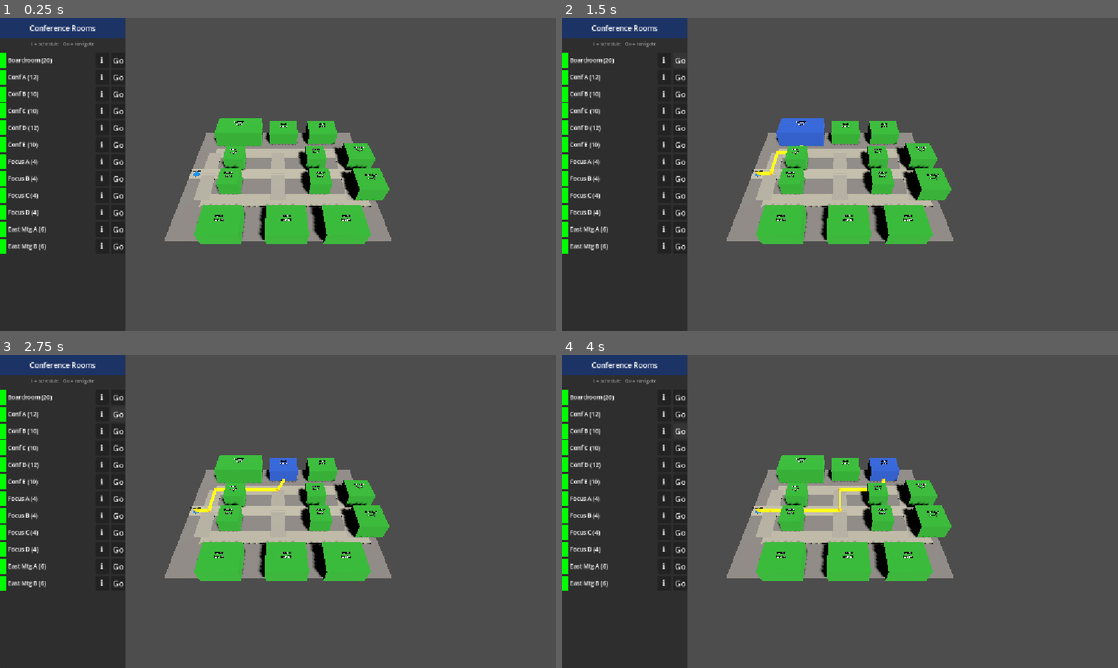
Above: before the commit, frames 1-4 (two rows, left to right).
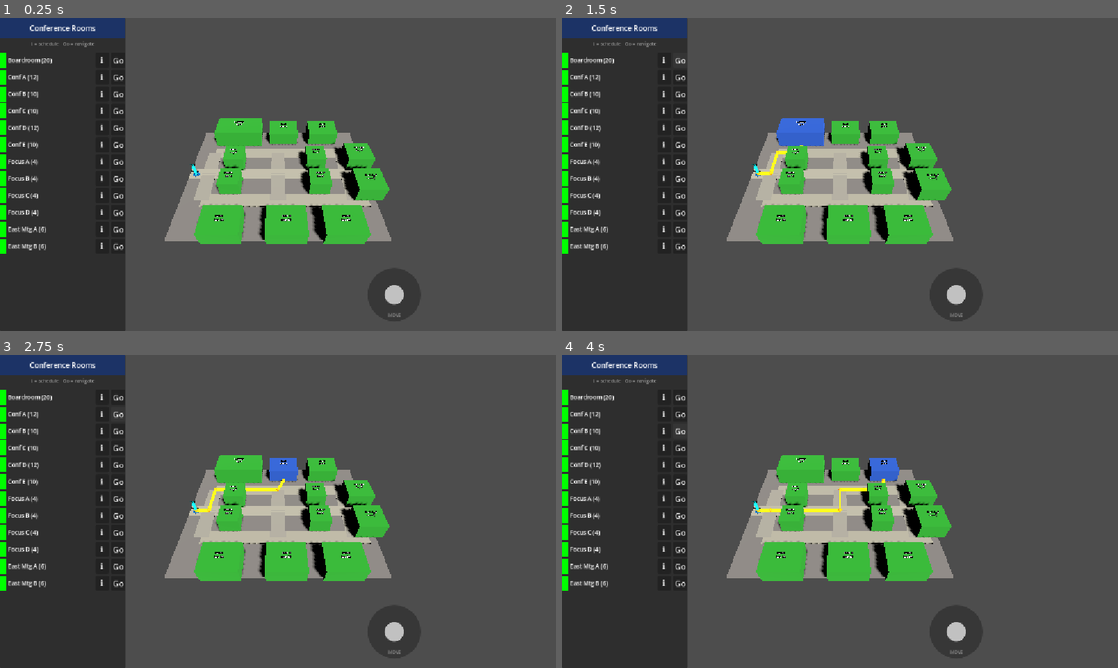
Above: after the commit, the same moments.

Repository: flatbil/bcat_lite
Game: Godot game, scene res://scenes/Main.tscn
Two runs of this game, one before a commit and one after it. Both use one fixed random seed, a clock stepped at 60 frames per second and the inputs below.
Inputs:
- Up to frame 1 (0.25 s): no input
- Up to frame 2 (1.5 s): click "Go" at 0.5 s; click "Go" at 1.25 s
- Up to frame 3 (2.75 s): click "Go" at 2 s
- Up to frame 4 (4 s): click "Go" at 2.75 s; click "Go" at 3.5 s

The runs differ from the first frame. In frame 1, 0.2% of the frame differs, in the area x 34-73%, y 46-96%; in frame 2, 0.2%; in frame 3, 0.2%; in frame 4, 0.2%.

Commit message:
Add player movement with live path re-routing and virtual joystick
- player.gd: Node3D that moves via WASD/arrow keys and joy_dir variable;
  emits moved(pos) every 0.5 m of travel to trigger re-routing
- main.gd: connects player.moved → re-routes path from current position;
  connects ui.joy_input → player.joy_dir each frame; _navigate_to now
  routes from player position instead of fixed entrance; _clear_route
  resets _current_dest so movement stops triggering re-routes
- ui.gd: adds joy_input signal + virtual joystick widget (110 px, bottom-
  right, clear of both side panels); handles mouse (gui_input) and real
  Android touch (_input with rect check); thumb visual shows direction
- building_loader.gd: entrance label changed to ENTRANCE (player has YOU)
- Main.tscn: Player node (Node3D + player.gd) added at origin

Co-Authored-By: Claude Sonnet 4.6 <noreply@anthropic.com>

Diff:
--- a/scenes/Main.tscn
+++ b/scenes/Main.tscn
@@ -6,6 +6,7 @@
 [ext_resource type="PackedScene" uid="uid://b57hwb3r76ppn" path="res://scenes/Building.tscn" id="4_bld"]
 [ext_resource type="PackedScene" uid="uid://bh3vhq7uxpufm" path="res://scenes/UI.tscn" id="5_ui"]
 [ext_resource type="Script" path="res://scripts/camera_controller.gd" id="6_cam"]
+[ext_resource type="Script" path="res://scripts/player.gd" id="7_player"]
 
 [node name="Main" type="Node3D"]
 script = ExtResource("1_main")
@@ -30,6 +31,10 @@
 
 [node name="PathDisplay" type="Node3D" parent="."]
 
+[node name="Player" type="Node3D" parent="."]
+position = Vector3(0, 0, 0)
+script = ExtResource("7_player")
+
 [node name="CanvasLayer" type="CanvasLayer" parent="."]
 
 [node name="Ui" parent="CanvasLayer" instance=ExtResource("5_ui")]
--- a/scenes/ui.gd
+++ b/scenes/ui.gd
@@ -4,6 +4,7 @@
 signal navigate_requested(room_id: String)
 signal navigation_cleared
 signal room_info_requested(room_id: String)
+signal joy_input(dir: Vector2)
 
 var _room_data:      Array        = []
 var _status_dots:    Dictionary   = {}   # room_id -> ColorRect
@@ -15,10 +16,20 @@
 var _popup_backdrop: ColorRect    = null
 var _popup_room_id:  String       = ""
 
+# ── Joystick state ────────────────────────────────────────────────────────────
+var _joy_panel:  Control = null
+var _joy_thumb:  Control = null
+var _joy_active: bool    = false
+var _joy_finger: int     = -1   # active touch index (-1 = none, -2 = mouse)
+const _JOY_R    := 50.0         # max thumb travel from centre
+const _JOY_DEAD := 5.0          # dead-zone radius
+const _JOY_TR   := 20.0         # thumb half-size (thumb = 40 × 40 px)
+
 func _ready() -> void:
 	set_anchors_and_offsets_preset(Control.PRESET_FULL_RECT)
 	_build_left_panel()
 	_build_nav_panel()
+	_build_joystick()
 
 # ── Left panel ────────────────────────────────────────────────────────────────
 
@@ -372,3 +383,107 @@
 func _on_clear_pressed() -> void:
 	clear_route()
 	navigation_cleared.emit()
+
+# ── Virtual joystick ──────────────────────────────────────────────────────────
+
+func _build_joystick() -> void:
+	# Outer base — 110 × 110 px, positioned bottom-right clear of the nav panel
+	var base = Control.new()
+	base.name = "JoyBase"
+	base.anchor_left   = 1.0;  base.anchor_right  = 1.0
+	base.anchor_top    = 1.0;  base.anchor_bottom = 1.0
+	base.offset_left   = -390; base.offset_right  = -280
+	base.offset_top    = -130; base.offset_bottom = -20
+	base.mouse_filter  = Control.MOUSE_FILTER_STOP
+	_joy_panel = base
+	add_child(base)
+
+	# Outer ring (circle illusion via fully-rounded StyleBox)
+	var ring = PanelContainer.new()
+	ring.set_anchors_and_offsets_preset(Control.PRESET_FULL_RECT)
+	ring.mouse_filter = Control.MOUSE_FILTER_PASS
+	var rs = StyleBoxFlat.new()
+	rs.bg_color = Color(0.15, 0.15, 0.15, 0.55)
+	rs.corner_radius_top_left    = 55
+	rs.corner_radius_top_right   = 55
+	rs.corner_radius_bottom_left = 55
+	rs.corner_radius_bottom_right = 55
+	ring.add_theme_stylebox_override("panel", rs)
+	base.add_child(ring)
+
+	# "MOVE" hint label inside the ring
+	var hint = Label.new()
+	hint.text = "MOVE"
+	hint.horizontal_alignment = HORIZONTAL_ALIGNMENT_CENTER
+	hint.vertical_alignment   = VERTICAL_ALIGNMENT_BOTTOM
+	hint.set_anchors_and_offsets_preset(Control.PRESET_FULL_RECT)
+	hint.offset_bottom = -6
+	hint.add_theme_font_size_override("font_size", 9)
+	hint.add_theme_color_override("font_color", Color(0.7, 0.7, 0.7, 0.7))
+	hint.mouse_filter = Control.MOUSE_FILTER_PASS
+	base.add_child(hint)
+
+	# Thumb circle
+	var thumb = PanelContainer.new()
+	thumb.custom_minimum_size = Vector2(_JOY_TR * 2, _JOY_TR * 2)
+	thumb.mouse_filter = Control.MOUSE_FILTER_PASS
+	var ts = StyleBoxFlat.new()
+	ts.bg_color = Color(0.85, 0.85, 0.85, 0.85)
+	ts.corner_radius_top_left    = int(_JOY_TR)
+	ts.corner_radius_top_right   = int(_JOY_TR)
+	ts.corner_radius_bottom_left = int(_JOY_TR)
+	ts.corner_radius_bottom_right = int(_JOY_TR)
+	thumb.add_theme_stylebox_override("panel", ts)
+	_joy_thumb = thumb
+	base.add_child(thumb)
+
+	_reset_joy()
+	base.gui_input.connect(_on_joy_gui_input)
+
+# Handle mouse events (desktop + emulated touch on desktop)
+func _on_joy_gui_input(event: InputEvent) -> void:
+	var center := Vector2(55.0, 55.0)
+	if event is InputEventMouseButton and event.button_index == MOUSE_BUTTON_LEFT:
+		if event.pressed and _joy_finger == -1:
+			_joy_finger = -2   # mouse sentinel
+			_joy_active = true
+			_update_joy(event.position - center)
+		elif not event.pressed and _joy_finger == -2:
+			_joy_finger = -1
+			_joy_active = false
+			_reset_joy()
+	elif event is InputEventMouseMotion and _joy_active and _joy_finger == -2:
+		_update_joy(event.position - center)
+
+# Handle real screen-touch events (Android)
+func _input(event: InputEvent) -> void:
+	if _joy_panel == null:
+		return
+	var rect   := _joy_panel.get_global_rect()
+	var center := rect.position + Vector2(55.0, 55.0)
+	if event is InputEventScreenTouch:
+		if event.pressed and _joy_finger == -1 and rect.has_point(event.position):
+			_joy_finger = event.index
+			_joy_active = true
+			_update_joy(event.position - center)
+			get_viewport().set_input_as_handled()
+		elif not event.pressed and event.index == _joy_finger:
+			_joy_finger = -1
+			_joy_active = false
+			_reset_joy()
+			get_viewport().set_input_as_handled()
+	elif event is InputEventScreenDrag and event.index == _joy_finger:
+		_update_joy(event.position - center)
+		get_viewport().set_input_as_handled()
+
+func _update_joy(delta: Vector2) -> void:
+	var clamped := delta.limit_length(_JOY_R - _JOY_TR)
+	var c55     := Vector2(55.0, 55.0)
+	_joy_thumb.position = c55 + clamped - Vector2(_JOY_TR, _JOY_TR)
+	var dir := clamped / (_JOY_R - _JOY_TR) if clamped.length() > _JOY_DEAD else Vector2.ZERO
+	joy_input.emit(dir)
+
+func _reset_joy() -> void:
+	if _joy_thumb:
+		_joy_thumb.position = Vector2(55.0 - _JOY_TR, 55.0 - _JOY_TR)
+	joy_input.emit(Vector2.ZERO)
--- a/scripts/building_loader.gd
+++ b/scripts/building_loader.gd
@@ -120,7 +120,7 @@
 	add_child(mi)
 
 	var lbl = Label3D.new()
-	lbl.text       = "YOU ARE HERE"
+	lbl.text       = "ENTRANCE"
 	lbl.position   = Vector3(0, 0.7, 0)
 	lbl.pixel_size = 0.009
 	lbl.billboard  = BaseMaterial3D.BILLBOARD_ENABLED
--- a/scripts/main.gd
+++ b/scripts/main.gd
@@ -1,16 +1,16 @@
 # main.gd
 extends Node3D
 
-const START_POS = Vector3(0.0, 0.0, 0.0)
-
-@onready var building:      Node3D  = $Building
-@onready var navigator:     Node    = $Navigator
-@onready var room_manager:  Node    = $RoomManager
-@onready var path_display:  Node3D  = $PathDisplay
-@onready var ui:            Control = $CanvasLayer/Ui
+@onready var building:     Node3D  = $Building
+@onready var navigator:    Node    = $Navigator
+@onready var room_manager: Node    = $RoomManager
+@onready var path_display: Node3D  = $PathDisplay
+@onready var ui:           Control = $CanvasLayer/Ui
+@onready var player:       Node3D  = $Player
 
 # Last rooms payload from backend (includes meetings_today per room)
-var _rooms_data: Dictionary = {}
+var _rooms_data:   Dictionary = {}
+var _current_dest: String     = ""
 
 func _ready() -> void:
 	get_viewport().physics_object_picking = true
@@ -18,8 +18,11 @@
 	building.room_clicked.connect(_on_room_info_requested)
 	room_manager.rooms_updated.connect(_on_rooms_updated)
 	ui.navigate_requested.connect(_navigate_to)
-	ui.navigation_cleared.connect(_clear_path)
+	ui.navigation_cleared.connect(_clear_route)
 	ui.room_info_requested.connect(_on_room_info_requested)
+	ui.joy_input.connect(func(d: Vector2) -> void: player.joy_dir = d)
+	player.moved.connect(_on_player_moved)
+
 	ui.set_room_data(building.get_room_data())
 	room_manager.fetch_rooms()
 
@@ -38,15 +41,26 @@
 				break
 	ui.show_room_popup(room_id, data)
 
-# Left-panel "Go" or popup "Navigate Here" → draw path
+# "Go" button or popup "Navigate Here" → route from player's current position
 func _navigate_to(room_id: String) -> void:
-	var pts = navigator.route_to_room(START_POS, room_id)
+	_current_dest = room_id
+	var pts = navigator.route_to_room(player.global_position, room_id)
 	_draw_path(pts)
 	building.select_room(room_id)
 	ui.show_navigation(room_id, pts)
 
+# Player moved → re-route to active destination
+func _on_player_moved(pos: Vector3) -> void:
+	if _current_dest.is_empty():
+		return
+	var pts = navigator.route_to_room(pos, _current_dest)
+	_draw_path(pts)
+	ui.show_navigation(_current_dest, pts)
+
 func _draw_path(points: Array) -> void:
-	_clear_path()
+	# Clear previous geometry only (do NOT reset _current_dest here)
+	for child in path_display.get_children():
+		child.queue_free()
 	if points.size() < 2:
 		return
 	for i in range(points.size() - 1):
@@ -62,9 +76,9 @@
 		box.size = Vector3(0.45, 0.22, length)
 		seg.mesh = box
 		var mat = StandardMaterial3D.new()
-		mat.albedo_color             = Color(1.0, 0.88, 0.0)
-		mat.emission_enabled         = true
-		mat.emission                 = Color(0.9, 0.65, 0.0)
+		mat.albedo_color               = Color(1.0, 0.88, 0.0)
+		mat.emission_enabled           = true
+		mat.emission                   = Color(0.9, 0.65, 0.0)
 		mat.emission_energy_multiplier = 1.8
 		seg.material_override = mat
 		seg.position  = Vector3(mid.x, 0.14, mid.z)
@@ -78,15 +92,17 @@
 		sphere.height = 0.56
 		dot.mesh = sphere
 		var mat = StandardMaterial3D.new()
-		mat.albedo_color             = Color(1.0, 0.45, 0.0)
-		mat.emission_enabled         = true
-		mat.emission                 = Color(0.8, 0.25, 0.0)
+		mat.albedo_color               = Color(1.0, 0.45, 0.0)
+		mat.emission_enabled           = true
+		mat.emission                   = Color(0.8, 0.25, 0.0)
 		mat.emission_energy_multiplier = 1.8
 		dot.material_override = mat
 		dot.position = Vector3(pt.x, 0.28, pt.z)
 		path_display.add_child(dot)
 
-func _clear_path() -> void:
+# Called when user clicks "✕ Clear Route"
+func _clear_route() -> void:
+	_current_dest = ""
 	for child in path_display.get_children():
 		child.queue_free()
 	building.clear_selection()
--- /dev/null
+++ b/scripts/player.gd
@@ -0,0 +1,65 @@
+# player.gd
+# Represents the operator walking through the building.
+# Keyboard : WASD / arrow keys  (world-axis; matches the top-down camera view)
+# Mobile   : joy_dir set each frame by the UI virtual joystick
+extends Node3D
+
+signal moved(pos: Vector3)
+
+const SPEED := 5.0   # metres per second
+
+var joy_dir   := Vector2.ZERO   # fed by UI joystick each frame
+var _last_emit := Vector3.ZERO
+
+func _ready() -> void:
+	_build_visual()
+
+func _build_visual() -> void:
+	# Glowing cyan cylinder body
+	var mi  = MeshInstance3D.new()
+	var cyl = CylinderMesh.new()
+	cyl.height        = 1.8
+	cyl.top_radius    = 0.22
+	cyl.bottom_radius = 0.22
+	mi.mesh = cyl
+	var mat = StandardMaterial3D.new()
+	mat.albedo_color             = Color(0.0, 0.85, 1.0)
+	mat.emission_enabled         = true
+	mat.emission                 = Color(0.0, 0.45, 0.9)
+	mat.emission_energy_multiplier = 1.4
+	mi.material_override = mat
+	mi.position = Vector3(0, 0.9, 0)
+	add_child(mi)
+
+	# Billboard label
+	var lbl = Label3D.new()
+	lbl.text       = "YOU"
+	lbl.pixel_size = 0.010
+	lbl.font_size  = 30
+	lbl.billboard  = BaseMaterial3D.BILLBOARD_ENABLED
+	lbl.modulate   = Color(0.0, 1.0, 1.0)
+	lbl.position   = Vector3(0, 2.1, 0)
+	add_child(lbl)
+
+func _process(delta: float) -> void:
+	var dir := Vector3.ZERO
+
+	# Keyboard (WASD / arrow keys, world-axis)
+	dir.x += Input.get_axis("ui_left", "ui_right")
+	dir.z += Input.get_axis("ui_up",   "ui_down")
+
+	# Virtual joystick (joy_dir.y is negative when pushed up → move in -Z = north)
+	if joy_dir.length() > 0.05:
+		dir.x += joy_dir.x
+		dir.z += joy_dir.y
+
+	if dir.length() > 1.0:
+		dir = dir.normalized()
+
+	position += dir * SPEED * delta
+	position.y = 0.0   # stay on floor
+
+	# Emit only when moved enough to justify a re-route
+	if position.distance_to(_last_emit) > 0.5:
+		_last_emit = position
+		moved.emit(position)
